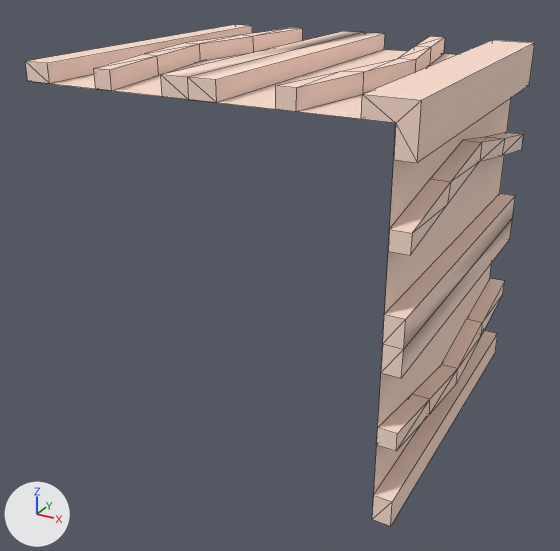
The OBJ model Data/bmc/subtiles/t_13.obj: old version first, new version second.
Rendered twice from a 50 mm lens placed at (1.04, -1.961, 0.843), pointed at (0.003, -0.075, -0.1). The lights are fixed; the arrows at lower left show +X, +Y and +Z. Mesh edges are drawn as thin lines. Where no turn or scale is listed for an object, it has been applied to the vertices. Vertices at the same position are counted once.

The older version as bpy lines, for what is in view:
```python
me_t_13 = bpy.data.meshes.new('t_13')
me_t_13.from_pydata(...)  # 132 vertices, 166 faces; spans x -0.5..0.55, y -0.5..0.5, z -0.5..0.55
me_t_13.materials.append(mat_diffuse_0)  # beige #fdded0
# before: 0 (0.5, 0.5, -0.5), 2 (0.5, -0.5, -0.5) at pixel (372, 519), 36 (0.5, 0.5, -0.425) at pixel (483, 330), 37 (0.5, -0.5, -0.425) at pixel (373, 495), 38 (0.55, 0.5, -0.5) at pixel (495, 352)
# before: 39 (0.55, -0.5, -0.5) at pixel (390, 526), 40 (0.55, 0.5, -0.425) at pixel (497, 333), 41 (0.55, -0.5, -0.425) at pixel (392, 501)
ob_t_13 = bpy.data.objects.new('t_13', me_t_13)
ob_t_13.location = (0.0, 0.0, 0.0)
```
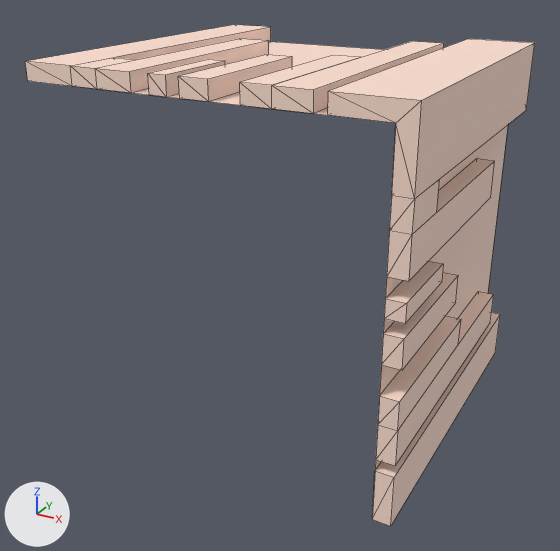
Location of each change, [x1, y1, x2, y2] in pixels of the pictures (560 x 551 px; the box of a moved part takes in the faces that stretch with it):
part 1 of me_t_13, added (beige)
    after: [384, 261, 443, 324]
part 2 of me_t_13, added (beige)
    after: [148, 59, 225, 97]
part 3 of me_t_13, added (beige)
    after: [381, 272, 458, 370]
part 4 of me_t_13, added (beige)
    after: [178, 54, 292, 102]
part 5 of me_t_13, rebuilt (20% wider)
    before: [275, 36, 445, 112]
    after: [240, 41, 444, 114]
part 6 of me_t_13, rebuilt (7% narrower)
    before: [377, 278, 504, 451]
    after: [376, 291, 494, 466]
part 7 of me_t_13, deleted (beige)
    before: [161, 31, 385, 103]
part 8 of me_t_13, deleted (beige)
    before: [381, 194, 515, 378]
part 9 of me_t_13, moved or reshaped
    before: [372, 330, 498, 526]
    after: [372, 312, 500, 526]
part 10 of me_t_13, moved or reshaped
    before: [25, 25, 535, 255]
    after: [25, 25, 535, 281]

Edits to the bpy script that builds the scene:
```text
Change me_t_13:
    used by ob_t_13; location = (0.0, 0.0, 0.0)
    verts and faces of me_t_13; kept vertices keep their numbers, new ones are numbered from 132
    remove me_t_13.from_pydata(...)  # 132 vertices, 166 faces; spans x -0.5..0.55, y -0.5..0.5, z -0.5..0.55
    add me_t_13.from_pydata(...)  # 112 vertices, 128 faces; spans x -0.5..0.55, y -0.5..0.5, z -0.5..0.55
    me_t_13 part 1: a new loose piece, a box spanning x 0.5..0.55, y -0.5..-0.248, z 0.063..0.113, in mat_diffuse_0 (beige #fdded0)
    me_t_13 part 2: a new loose piece, a box spanning x -0.113..-0.063, y -0.5..-0.248, z 0.5..0.55, in mat_diffuse_0 (beige #fdded0)
    me_t_13 part 3: a new loose piece, a box spanning x 0.5..0.55, y -0.5..-0.1, z -0.054..0.026, in mat_diffuse_0 (beige #fdded0)
    me_t_13 part 4: a new loose piece, a box spanning x -0.026..0.054, y -0.5..-0.1, z 0.5..0.55, in mat_diffuse_0 (beige #fdded0)
    me_t_13 part 5: the loose piece of 20 vertices spanning x 0.225..0.358, y -0.5..0.5, z 0.5..0.55 is rebuilt with 14 vertices and now spans x 0.137..0.317, y -0.5..0.358, z 0.5..0.55
    me_t_13 part 6: the loose piece of 20 vertices spanning x 0.5..0.55, y -0.5..0.5, z -0.358..-0.225 is rebuilt with 14 vertices and now spans x 0.5..0.55, y -0.5..0.358, z -0.317..-0.137
    me_t_13 part 7: the loose piece of 12 vertices spanning x -0.075..0.075, y -0.5..0.5, z 0.5..0.55 is deleted
    me_t_13 part 8: the loose piece of 12 vertices spanning x 0.5..0.55, y -0.5..0.5, z -0.075..0.075 is deleted
    me_t_13 part 9
    add delete_vertices([36, 37, 40, 41])  # with the faces that use them
    add for new, old in zip([*range(136, 140)], [0, 2, 38, 39]): verts[new] = verts[old] + (0.0, 0.0, 0.15)
    add faces += [(0, 2, 137, 136), (38, 138, 139, 39), (136, 137, 139, 138), (0, 136, 138), (0, 138, 38), (2, 139, 137)]
    add faces += [(2, 39, 139)]
    me_t_13 part 10
    52 vertices are removed from x -0.425..0.55, y -0.5..0.5, z 0.225..0.55
    73 faces are deleted
    20 vertices are added at x -0.35..0.5, y -0.5..0.5, z 0.166..0.55
    8 new vertices lie (0.05, 0.0, 0.0) away from vertices in x 0.5, y -0.5..0.5, z 0.166..0.35
    8 new vertices lie (0.0, 0.0, 0.05) away from vertices in x -0.35..0.35, y -0.5..0.5, z 0.5
    53 new faces join them
```
